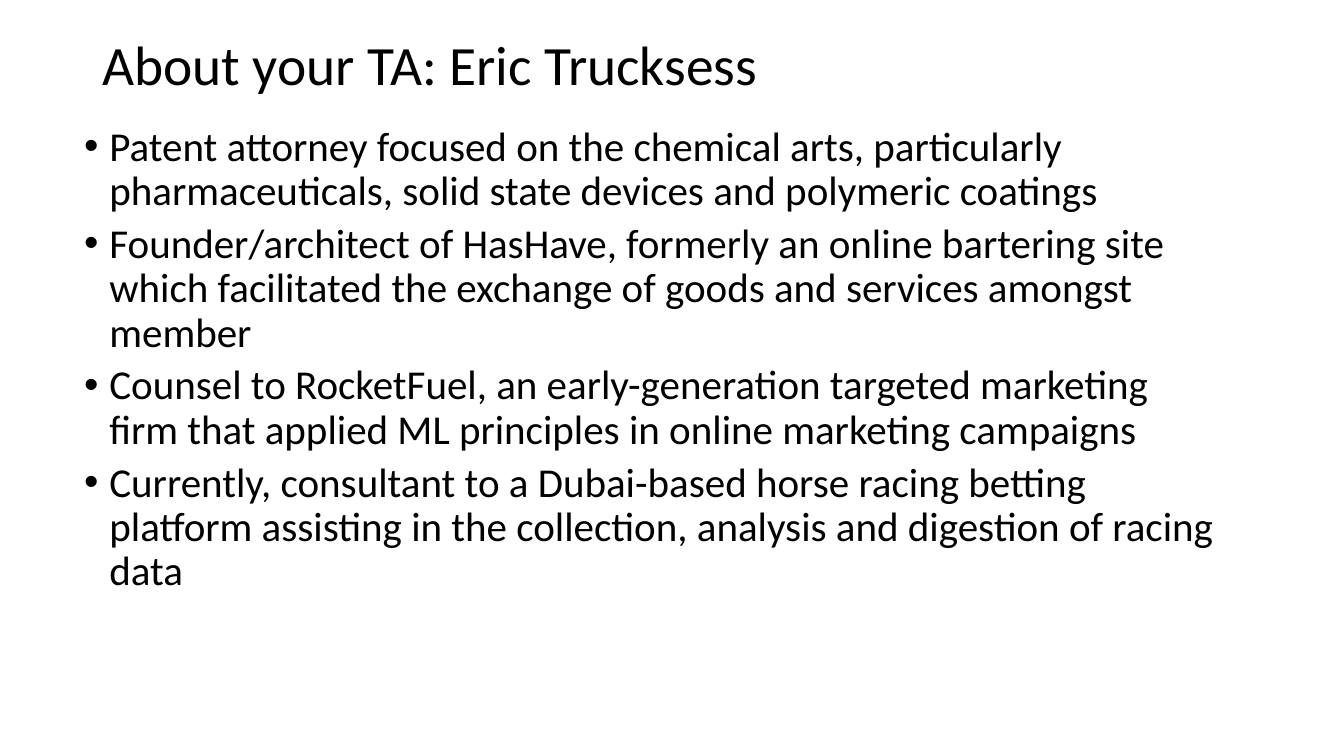
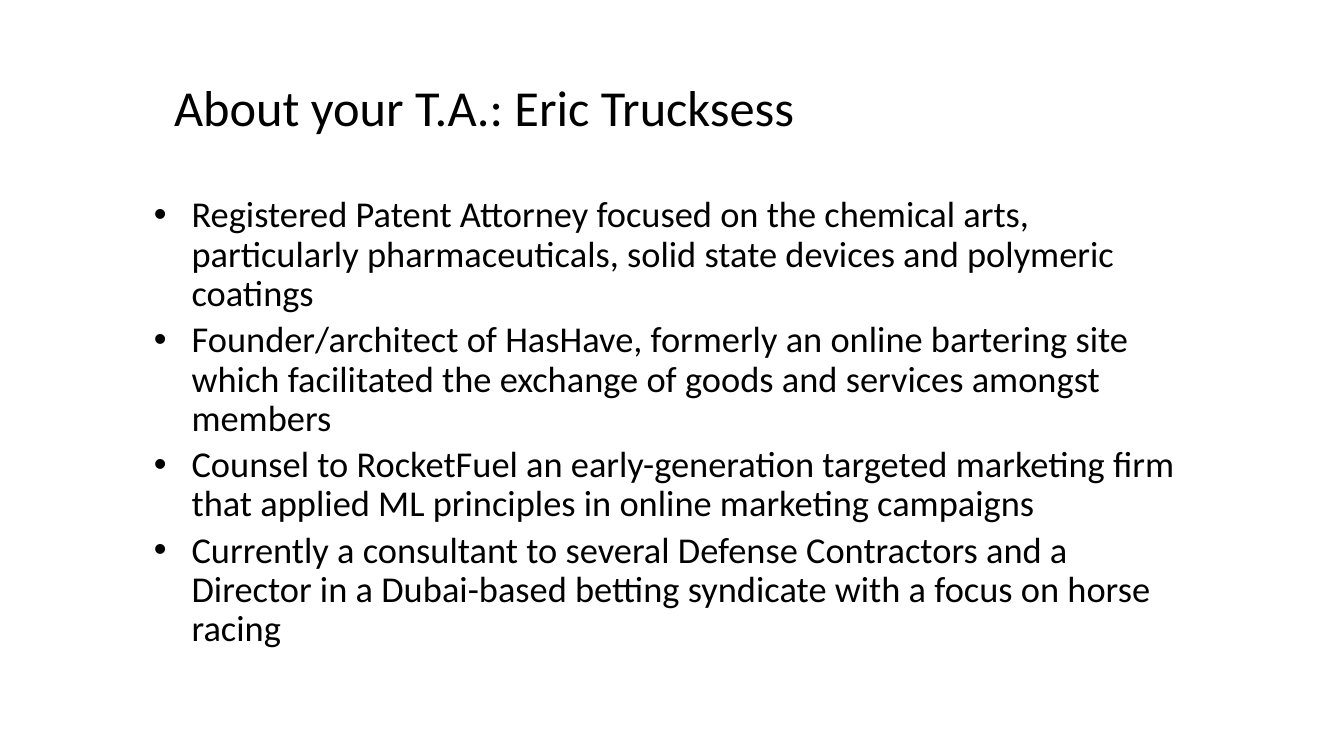
Before and after one commit to jonahneu/CSCI-E-108, a slide deck: slide 11 of slides/1_Introduction.pptx. Drawn at 1344x756 pixels with LibreOffice and Linux fonts; fonts in the diff are those of the drawing. Boxes give left, top, right and bottom in pixels: in the first picture for what was removed or moved away, otherwise in the second. Text is boxed around its words. In the diff, an @@ line names an element or a change of style, - is before the commit and + after.

```diff
--- a/slides/1_Introduction.pptx
+++ b/slides/1_Introduction.pptx
@@ title "About your T.A.: Eric Trucksess" at bbox=[174, 91, 794, 134]: vertical alignment middle to bottom @@
@@ title at bbox=[174, 91, 794, 134]: text changed; size 39.6 to 36 pt @@
-About your TA: Eric Trucksess
+About your T.A.: Eric Trucksess
@@ subtitle at bbox=[192, 201, 1174, 648]: text changed; size 29.3 to 26 pt @@
-• Patent attorney focused on the chemical arts, particularly pharmaceuticals, solid state devices and polymeric coatings
-• Founder/architect of HasHave, formerly an online bartering site which facilitated the exchange of goods and services amongst member
-• Counsel to RocketFuel, an early-generation targeted marketing firm that applied ML principles in online marketing campaigns
-• Currently, consultant to a Dubai-based horse racing betting platform assisting in the collection, analysis and digestion of racing data
+• Registered Patent Attorney focused on the chemical arts, particularly pharmaceuticals, solid state devices and polymeric coatings
+• Founder/architect of HasHave, formerly an online bartering site which facilitated the exchange of goods and services amongst members
+• Counsel to RocketFuel an early-generation targeted marketing firm that applied ML principles in online marketing campaigns
+• Currently a consultant to several Defense Contractors and a Director in a Dubai-based betting syndicate with a focus on horse racing
```
Also in this commit, not shown: 2 other slides changed, 2 slides added.
